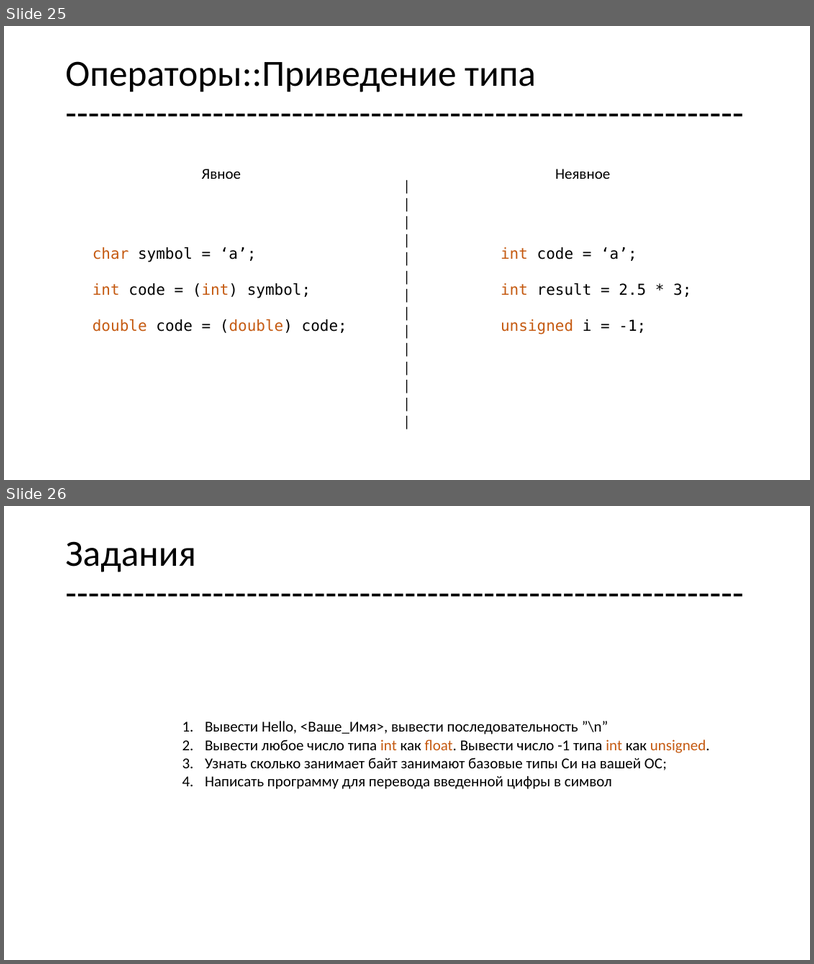
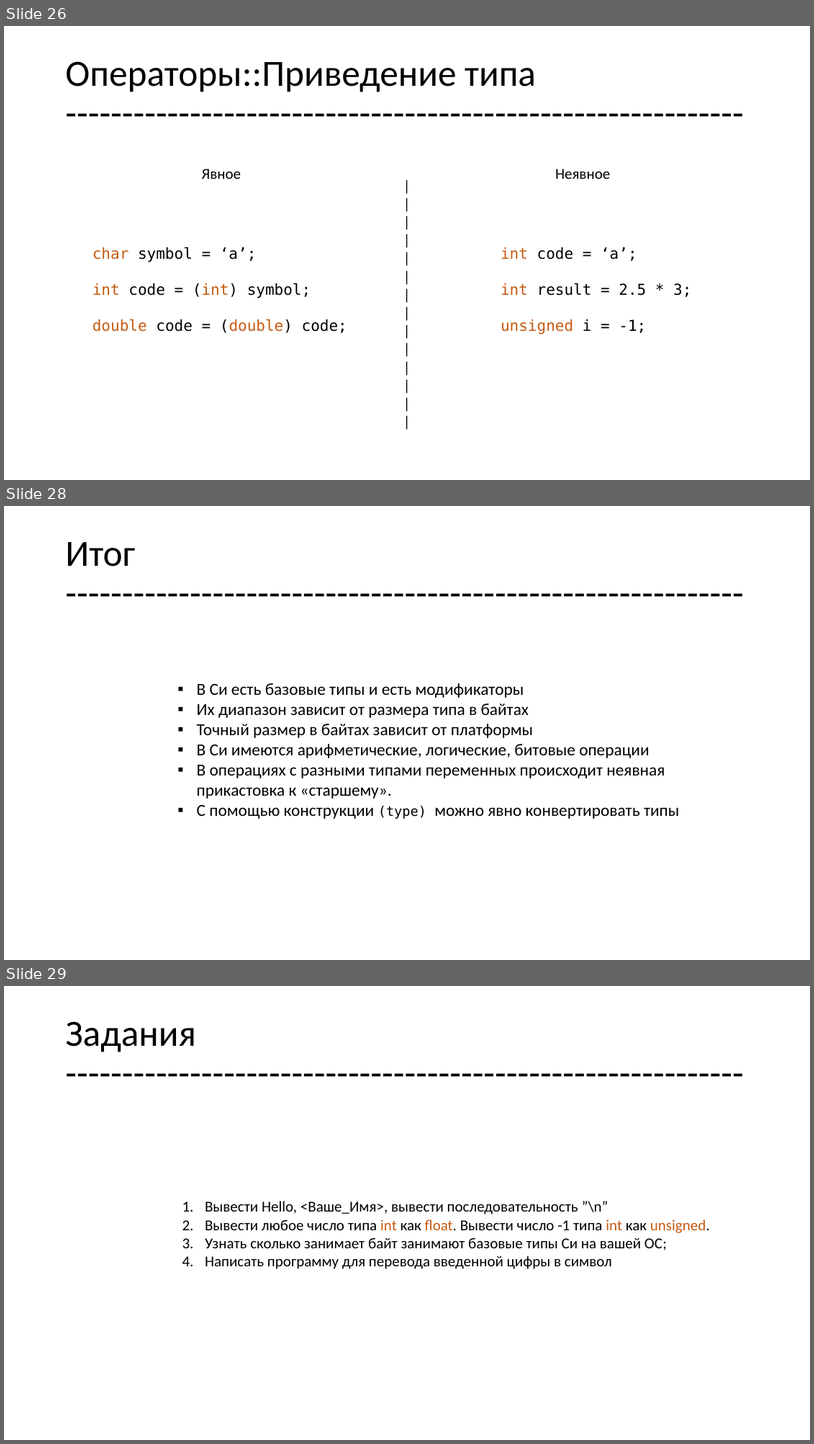
Before and after one commit to geeknik96/CLec, a slide deck: lec1/lec1.pptx. Shown one above the other, each under a label of ours: slides 25 and 26 before the commit, slides 26, 28 and 29 after it; the slides between them are not shown. The pictures are 814x964 and 814x1444 pixels, drawn with LibreOffice and Linux fonts; fonts in the diff are those of the drawing. Boxes give left, top, right and bottom in pixels: in the first picture for what was removed or moved away, otherwise in the second. Text is boxed around its words. In the diff, an @@ line names an element or a change of style, - is before the commit and + after.

```diff
--- a/lec1/lec1.pptx
+++ b/lec1/lec1.pptx
@@ slide 28 added at (4,506,810,960), background #FFFFFF @@
@@ title added at (65,542,135,566), 44 pt, text #000000 @@
+Итог
+------------------------------------------------------------
@@ text added at (197,683,679,818), 20 pt, text #000000 @@
+▪ В Си есть базовые типы и есть модификаторы
+▪ Их диапазон зависит от размера типа в байтах
+▪ Точный размер в байтах зависит от платформы
+▪ В Си имеются арифметические, логические, битовые операции
+▪ В операциях с разными типами переменных происходит неявная прикастовка к «старшему».
+▪ С помощью конструкции (type) можно явно конвертировать типы
@@ what was slide 25 is now slide 26 @@
@@ what was slide 26 is now slide 29 @@
```
Also in this commit, not shown: 1 slide changed, 2 other slides added, 7 other files.
